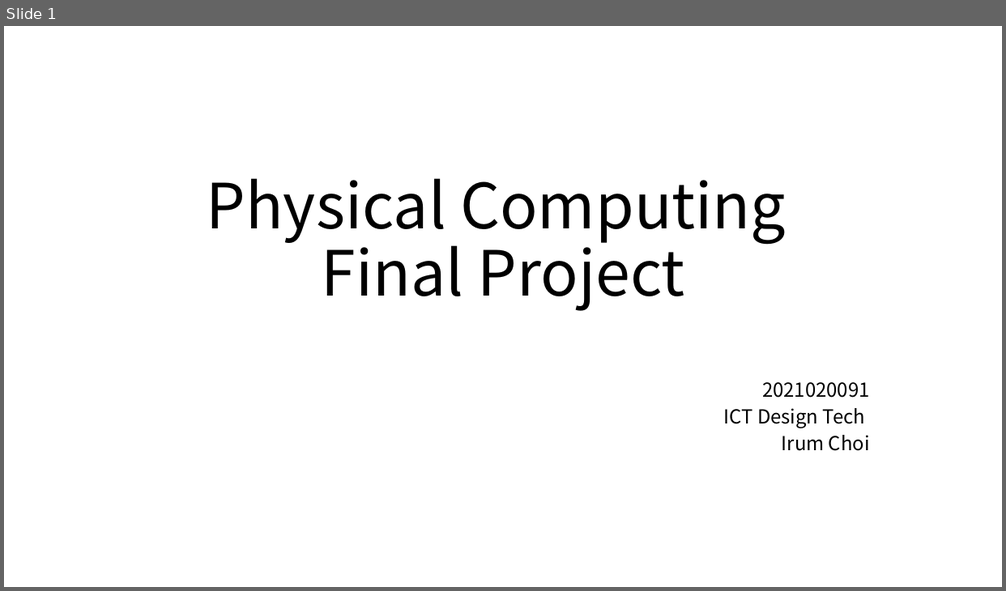
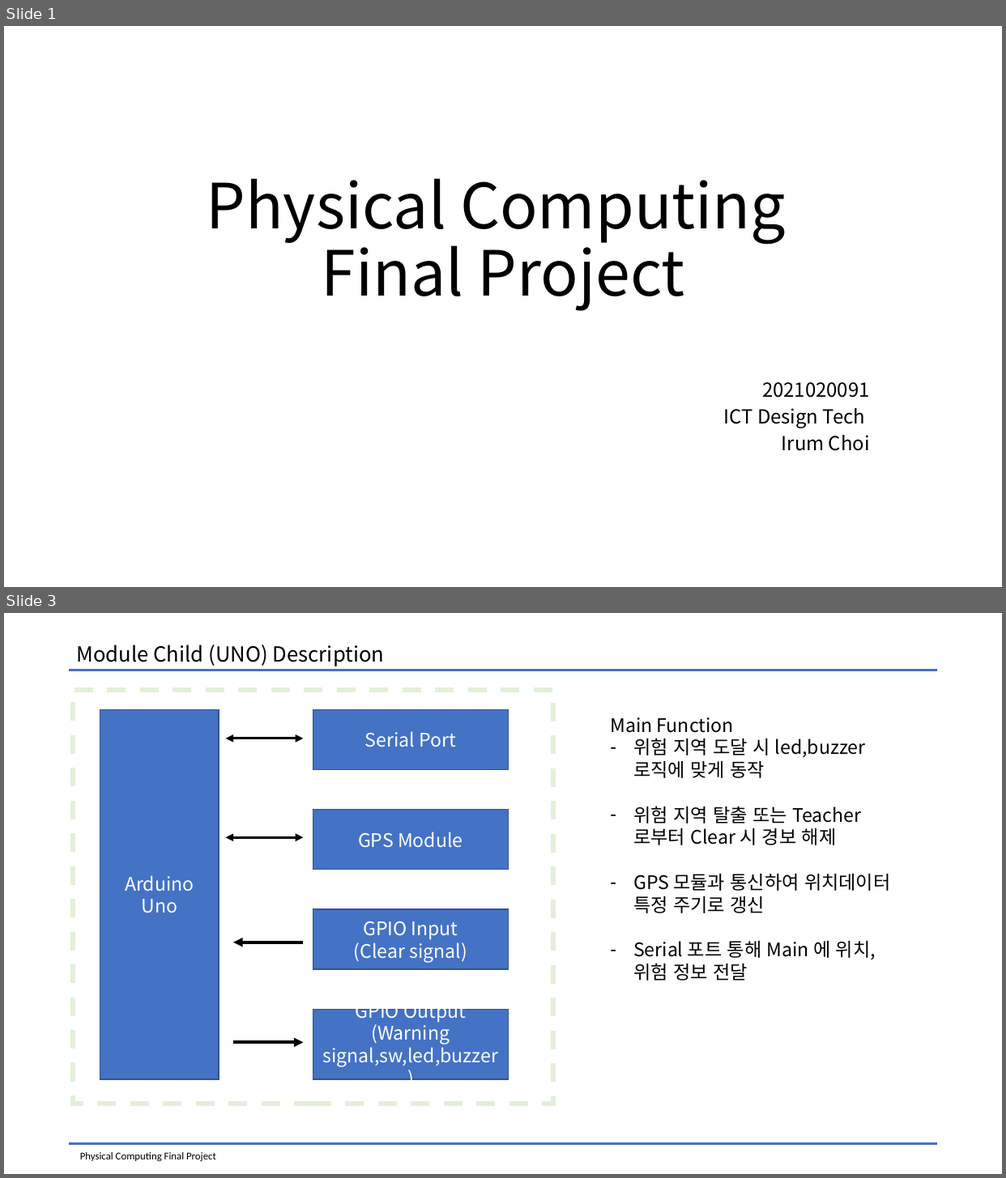
Before and after one commit to kimkyowon/Physical_Computing_Final, a slide deck: Physical_Computing/Documents/Physical Computing_Prototype.pptx. Shown one above the other, each under a label of ours: slide 1 before the commit, slides 1 and 3 after it; the slides between them are not shown. The pictures are 1006x591 and 1006x1178 pixels, drawn with LibreOffice and Linux fonts; fonts in the diff are those of the drawing. Boxes give left, top, right and bottom in pixels: in the first picture for what was removed or moved away, otherwise in the second. Text is boxed around its words. In the diff, an @@ line names an element or a change of style, - is before the commit and + after.

```diff
--- a/Physical_Computing/Documents/Physical Computing_Prototype.pptx
+++ b/Physical_Computing/Documents/Physical Computing_Prototype.pptx
@@ slide 3 added at box(4, 613, 1002, 1174), background #FFFFFF @@
@@ text added at box(76, 645, 385, 666), 20 pt, text #000000 @@
+Module Child (UNO) Description
@@ line added from (69, 670) to (937, 670), #4472C4 2.5 pt @@
@@ rectangle added at box(73, 690, 553, 1104), outline #E2F0D9 4.5 pt dashed @@
@@ rectangle added at box(100, 709, 219, 1080), fill #4472C4, outline #325491 1 pt, 18 pt, text #FFFFFF @@
+Arduino
+Uno
@@ rectangle added at box(313, 709, 509, 769), fill #4472C4, outline #325491 1 pt, 18 pt, text #FFFFFF @@
+Serial Port
@@ text added at box(610, 717, 890, 981), 18 pt, text #000000 @@
+Main Function
+– 위험 지역 도달 시 led,buzzer 로직에 맞게 동작
+– 위험 지역 탈출 또는 Teacher 로부터 Clear 시 경보 해제
+– GPS 모듈과 통신하여 위치데이터 특정 주기로 갱신
+– Serial 포트 통해 Main 에 위치,위험 정보 전달
@@ double arrow added from (226, 739) to (304, 739), #000000 2.5 pt @@
@@ rectangle added at box(313, 810, 509, 870), fill #4472C4, outline #325491 1 pt, 18 pt, text #FFFFFF @@
+GPS Module
@@ double arrow added from (226, 837) to (304, 837), #000000 2.5 pt @@
@@ rectangle added at box(313, 909, 509, 969), fill #4472C4, outline #325491 1 pt, 18 pt, text #FFFFFF @@
+GPIO Input
+(Clear signal)
@@ arrow added from (304, 943) to (233, 943), #000000 3 pt @@
@@ rectangle added at box(313, 1009, 509, 1080), fill #4472C4, outline #325491 1 pt, 18 pt, text #FFFFFF @@
+GPIO Output
+(Warning signal,sw,led,buzzer)
@@ arrow added from (233, 1043) to (304, 1043), #000000 3 pt @@
@@ line added from (69, 1144) to (937, 1144), #4472C4 2.5 pt @@
@@ text added at box(80, 1152, 216, 1162), 10 pt, text #000000 @@
+Physical Computing Final Project
```
Also in this commit, not shown: 9 other slides added, 4 slides removed, 17 other files.
